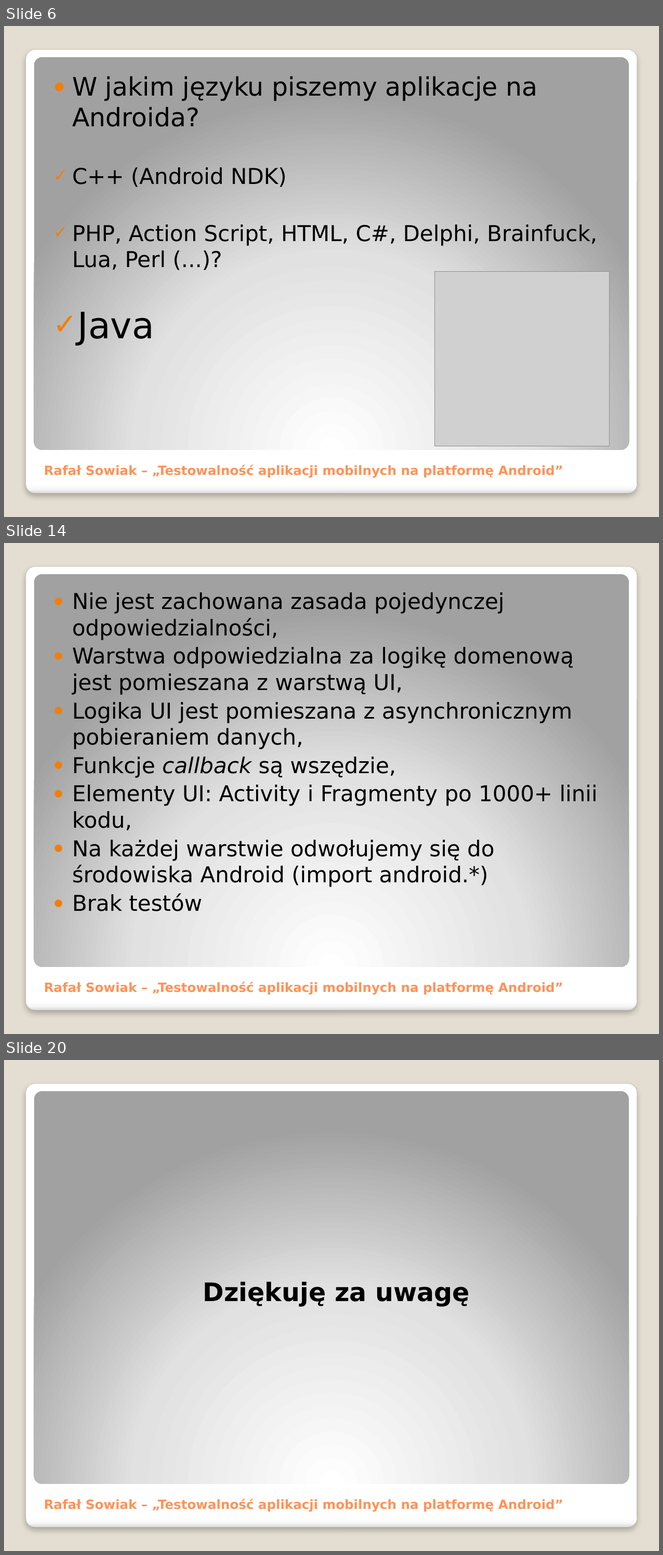
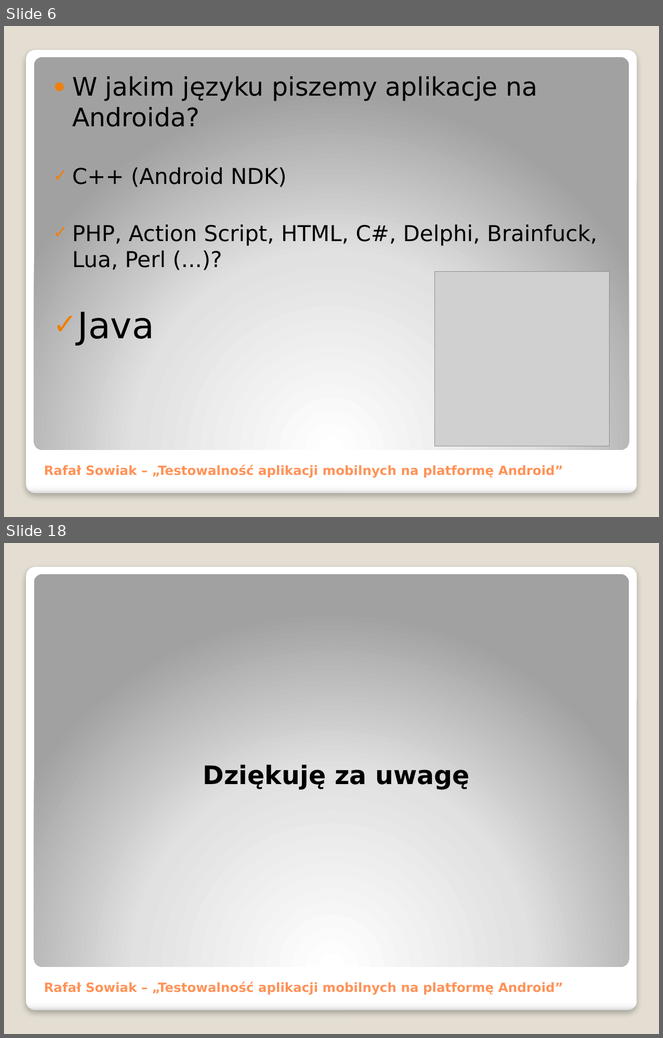
Before and after one commit to adventurewrites/mgr_info, a slide deck: praca_dyplomowa.pptx. Shown one above the other, each under a label of ours: slides 6, 14 and 20 before the commit, slides 6 and 18 after it; the slides between them are not shown. The pictures are 663x1555 and 663x1038 pixels, drawn with LibreOffice and Linux fonts; fonts in the diff are those of the drawing; grey boxes stand for pictures. Boxes give left, top, right and bottom in pixels: in the first picture for what was removed or moved away, otherwise in the second. Text is boxed around its words. In the diff, an @@ line names an element or a change of style, - is before the commit and + after.

```diff
--- a/praca_dyplomowa.pptx
+++ b/praca_dyplomowa.pptx
@@ slide 14 removed at [4,543,659,1034], background #E3DED1; not listed: 2 template elements that a slide beside it also shows @@
@@ text removed at [72,592,598,912] @@
-● Nie jest zachowana zasada pojedynczej odpowiedzialności,
-● Warstwa odpowiedzialna za logikę domenową jest pomieszana z warstwą UI,
-● Logika UI jest pomieszana z asynchronicznym pobieraniem danych,
-● Funkcje callback są wszędzie,
-● Elementy UI: Activity i Fragmenty po 1000+ linii kodu,
-● Na każdej warstwie odwołujemy się do środowiska Android (import android.*)
-● Brak testów
@@ title removed at [44,982,564,995] @@
-Rafał Sowiak – „Testowalność aplikacji mobilnych na platformę Android”
@@ what was slide 20 is now slide 18 @@
```
Also in this commit, not shown: 11 slides changed, 4 slides added, 5 other slides removed, 5 other files.
